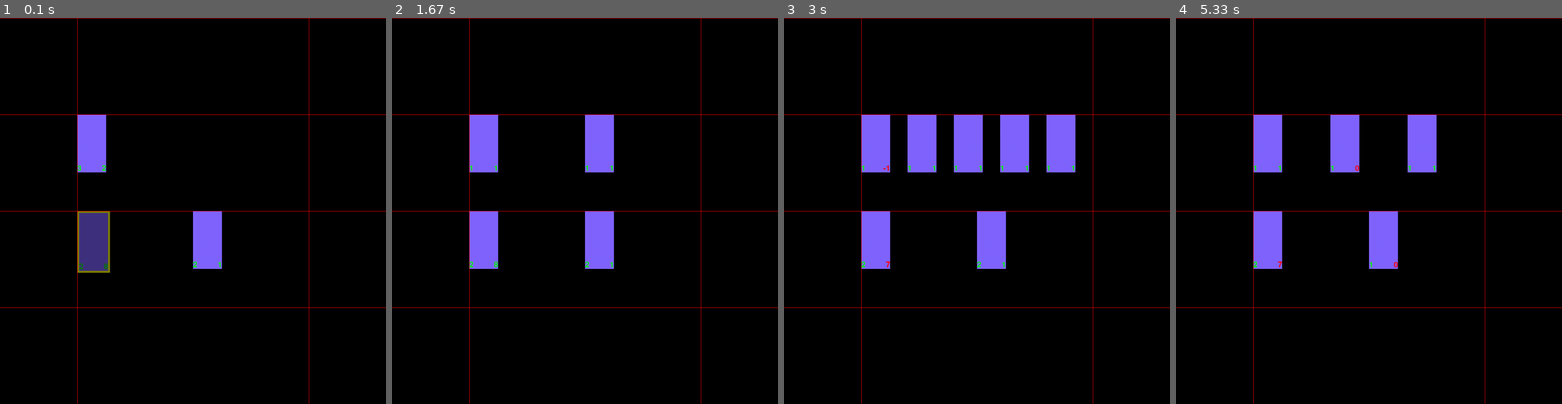
Above: before the commit, frames 1-4 (left to right).
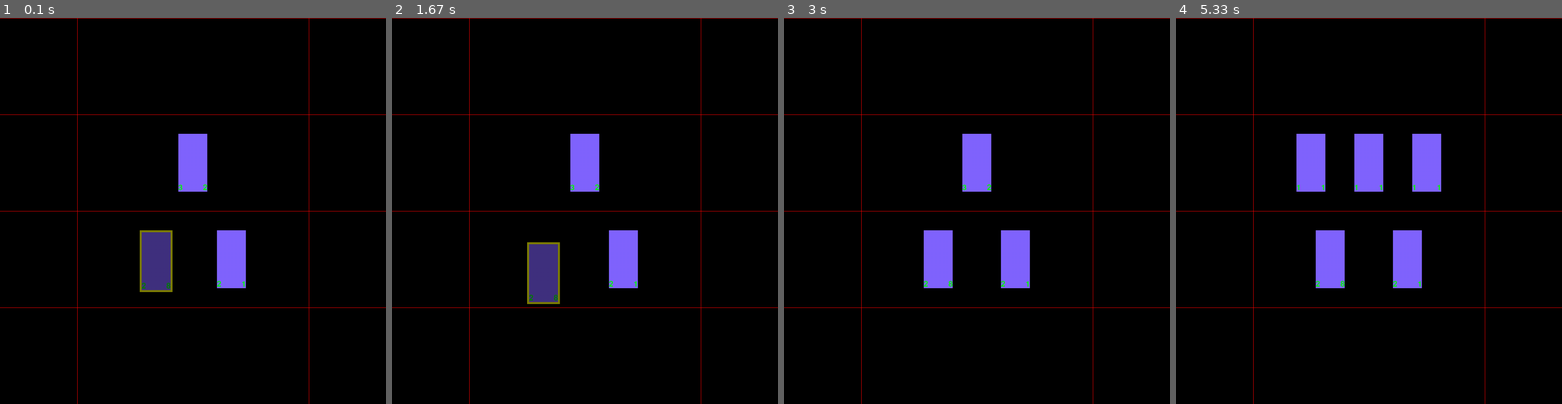
Above: after the commit, the same moments.

Repository: poipoi34/HearthstoneBattlegroundSimulator
Game: pygame game, started from main.py
Two runs of this game, one before a commit and one after it. Both use one fixed random seed, a clock stepped at 60 frames per second and the inputs below.
Inputs:
- Up to frame 1 (0.1 s): no input
- Up to frame 2 (1.67 s): no input
- Up to frame 3 (3 s): no input
- Up to frame 4 (5.33 s): no input

The runs differ from the first frame. In frame 1, 7.0% of the frame differs, in the area x 20-64%, y 25-71%; in frame 2, 7.1%; in frame 3, 10%, in the area x 20-76%, y 25-70%; in frame 4, 9.6%.

Commit message:
placer bien les card_image et utiliser le centre de leur rect

Diff:
--- a/m_Card_image.py
+++ b/m_Card_image.py
@@ -11,7 +11,8 @@
 		o.image = []#potentialy store image data, for now get_image() always calculate it
 		o.displayer = displayer
 
-		o.pos = [0,0] #pixel pos
+		o.pos = [0,0] #pixel pos of center
+		o.drawing_pos = [0,0] #wierd thing just to draw the rotated surf at good position
 		o.card_size = [75,150] #width,height
 		o.scale = 1
 		o.rotation = 0
@@ -79,7 +80,7 @@
 		o.image.blit(attack_text,blitPosA)
 		o.image.blit(health_text,blitPosH)
 
-
+		return_surf = o.image #should copy
 		if (o.divineShield):
 			if (o.divine_shield_surf == None):
 				card_width,card_height = o.card_size[0],o.card_size[1]
@@ -89,20 +90,16 @@
 				o.divine_shield_surf.set_colorkey(o.colorkey)
 				o.divine_shield_surf.set_alpha(128)
 			o.divine_shield_surf.blit(o.image,[o.divine_shield_margin, o.divine_shield_margin])
-			return pygame.transform.rotate(scaled(o.divine_shield_surf,o.scale),o.rotation)
+			return_surf = o.divine_shield_surf #should copy
 
 
-		return pygame.transform.rotate(scaled(o.image,o.scale),o.rotation)
+		rotate(scaled(return_surf,o.scale),o.rotation,o.pos)
 
-	def get_center(o):
-		return [o.pos[0] + o.scale*o.card_size[0],o.pos[1] + o.scale*o.card_size[1]]
+		return return_surf
 
 
 	def rotate(angle):# you can also set the rotation directly throught attribut rotation
 		o.rotation += angle
-
-
-
 
 	def draw(o,displayer):
 		displayer.screen.blit(o.get_image(),o.pos)
@@ -113,3 +110,8 @@
 	dim = surf.get_size()
 	dim = [int(dim[0]*scale),int(dim[1]*scale)]
 	return pygame.transform.smoothscale(surf,dim)
+
+def rotate(surf,angle,pos):#rotate a surface and return the shift to apply (translation) to make the turn centered at center of surface
+	size = surf.get_size()[:]
+	pygame.transform.rotate(surf,angle)
+	return [-size[0] + surf.get_width(),-size[1] + surf.get_height()]
--- a/m_animation.py
+++ b/m_animation.py
@@ -69,14 +69,14 @@
 	def get_card_placement(o,card_image,board_state,p_in_army = None):
 		px,py = 0,0
 		if (card_image.owner == o.displayer.top_player):
-			py = o.displayer.win[1]*1/4
+			py = o.displayer.win[1]*(1/4+1/8)
 		elif(card_image.owner == o.displayer.bot_player):
-			py = o.displayer.win[1]*2/4
+			py = o.displayer.win[1]*(2/4+1/8)
 		else:
 			raise Exception("some card_image doesn't have an owner")
 		if p_in_army == None:
 			p_in_army = card_image.get_pos_in_army(board_state)# <- definitely need board_state as parameter contrary to place_card()
-		px = o.displayer.win[0]/5 + 3*o.displayer.win[0]/5*p_in_army/len(card_image.owner.army)
+		px = o.displayer.win[0]/5 + 3*o.displayer.win[0]/5*((p_in_army+1)/(len(card_image.owner.get_army_without_ghost())+1))
 		return [px,py]
 
 class on_enter_arena(Animation):
--- a/m_displayer.py
+++ b/m_displayer.py
@@ -46,7 +46,7 @@
 		o.listen_to("after_summon", o.react_after_summon)
 		o.listen_to("on_board_update", o.on_board_update_reaction)
 
-		o.card_to_draw = {} #dictionnaire  id(card) -> la card en question MDR
+		o.card_to_draw = {} #dictionnaire  id(card) -> la card en question
 
 		pg.init()
 		o.win = [1000,1000]
@@ -166,7 +166,8 @@
 		o.screen.fill([0,0,0])
 		for id_card in o.card_to_draw:
 			card = o.card_to_draw[id_card]
-			o.screen.blit(card.get_image(),card.pos)
+			pos = []
+			o.screen.blit(card.get_image(),[card.pos[0]-card.card_size[0]/2,card.pos[1]-card.card_size[1]/2])
 		o.screen.blit(o.arena,[0,0])
 		o.update()
 
--- a/m_event.py
+++ b/m_event.py
@@ -71,7 +71,7 @@
 
 		if o.type != "on_board_update" and event_manager.battle_manager != None and event_manager.battle_manager.displayer != None:
 			event_manager.battle_manager.save_board_state(o)
-		time.sleep(0.05)
+		time.sleep(0.0)
 
 		for listener in event_manager.listeners[o.type]:
 			for action in listener.triggers[o.type]:
@@ -83,7 +83,7 @@
 		if o.type != "on_board_update" and event_manager.battle_manager != None and event_manager.battle_manager.displayer != None:
 			Event("on_board_update", {"battle_manager" : event_manager.battle_manager}).spread(event_manager)
 
-		time.sleep(0.05)
+		time.sleep(0.0)
 
 
 	def __repr__(o):
--- a/m_interfaces.py
+++ b/m_interfaces.py
@@ -31,3 +31,10 @@
 			card_interface = Card_interface(card)
 			card_interface.owner = o
 			o.army.append(card_interface)
+
+	def get_army_without_ghost(o):
+		army_without_ghost = []
+		for card in o.army:
+			if not card.ghost:
+				army_without_ghost.append(card)
+		return army_without_ghost
